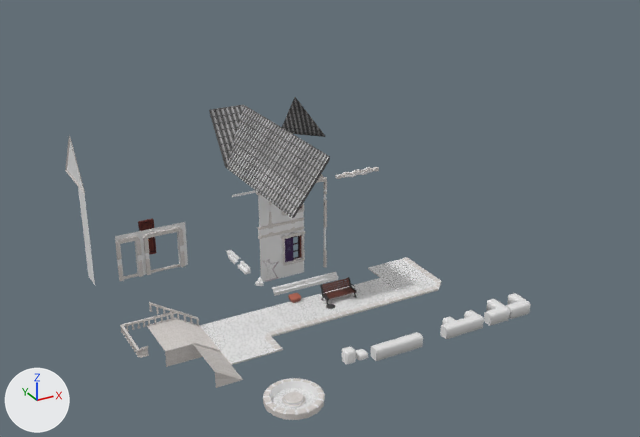
Before and after pictures for a commit that changed the FBX model Assets/Models/World01_Elements.fbx.
One viewpoint serves both versions: a 50 mm lens placed at (-29.8, -58.7, 34.0), pointed at (9.3, 12.4, -1.6). Lighting does not change. The marker at lower left points along +X, +Y and +Z. The picture after the commit comes second. Where no turn or scale is listed for an object, it has been applied to the vertices.

In view in the first picture: 'H_Roof', 'H_Roof_Corner_In', 'H_Roof_PixelShorter', 'H_Wall.001', 'H_Wall_Damaged01', 'H_Wall_Door01', 'StreetStairsUp', 'StreetStairs_Coll', 'fountain', 'sidewalk_Angle', 'sidewalk_angle_in', 'sidewalk_base' and 40 more.
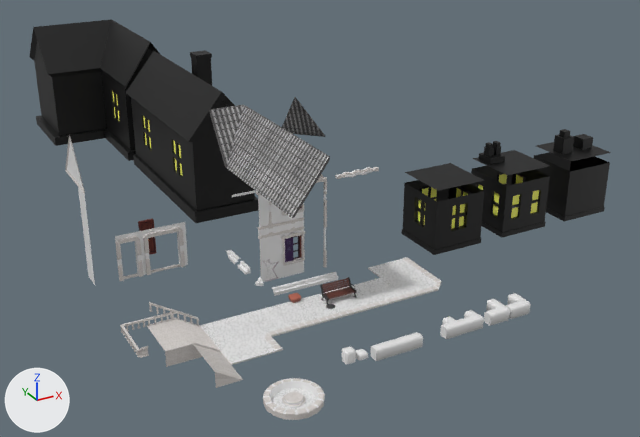
Patch to the scene script:
```diff
--- a/Assets/Models/World01_Elements.fbx.py
+++ b/Assets/Models/World01_Elements.fbx.py
@@ me_cube_066 @@
+me_cube_066.from_pydata([(-2.5, -2.5, 5.0), (2.5, -2.5, 5.0), (2.5, 2.5, 5.0), (-2.5, 2.5, 5.0)], [], [(0, 2, 3), (0, 1, 2)])
+me_cube_066.materials.append(mat_black)  # black #000000
@@ ob_shadowhouse02 @@
+ob_shadowhouse02 = bpy.data.objects.new('ShadowHouse02', me_cube_069)  # 90 vertices, 171 faces; spans x -9.3..3.5, y -0.7..18.4, z 0.0..13.0; in mat_black (black #000000), mat_light (yellow #feff70)
+ob_shadowhouse02.location = (0.0, 34.0, 0.0)
@@ ob_shadowbuild_roof03 @@
+ob_shadowbuild_roof03 = bpy.data.objects.new('ShadowBuild_Roof03', me_cube_065)  # 30 vertices, 52 faces; spans x -2.5..2.5, y -2.5..2.5, z 5.0..7.05; in mat_black (black #000000)
+ob_shadowbuild_roof03.location = (30.0, 0.0, 1.0)
@@ ob_shadowbuild03 @@
+ob_shadowbuild03 = bpy.data.objects.new('ShadowBuild03', me_cube_063)  # 228 vertices, 472 faces; spans x -2.56..2.56, y -2.56..2.56, z 0.0..5.0; in mat_black (black #000000), mat_light (yellow #feff70)
+ob_shadowbuild03.location = (22.5, 0.0, 0.0)
@@ ob_shadowhouse01 @@
+ob_shadowhouse01 = bpy.data.objects.new('ShadowHouse01', me_cube_067)  # 127 vertices, 250 faces; spans x -3.5..3.5, y -0.3..18.3, z 0.0..12.3; in mat_black (black #000000), mat_light (yellow #feff70)
+ob_shadowhouse01.location = (0.0, 14.0, 0.0)
@@ ob_shadowbuild_roof01 @@
+ob_shadowbuild_roof01 = bpy.data.objects.new('ShadowBuild_Roof01', me_cube_066)
+ob_shadowbuild_roof01.location = (15.0, 0.0, 1.0)
@@ ob_shadowbuild01 @@
+ob_shadowbuild01 = bpy.data.objects.new('ShadowBuild01', me_cube_062)  # 16 vertices, 20 faces; spans x -2.56..2.56, y -2.56..2.56, z 0.0..5.0; in mat_black (black #000000)
+ob_shadowbuild01.location = (30.0, 0.0, 0.0)
@@ ob_shadowbuild02 @@
+ob_shadowbuild02 = bpy.data.objects.new('ShadowBuild02', me_cube_061)  # 208 vertices, 400 faces; spans x -2.56..2.56, y -2.56..2.56, z 0.0..5.0; in mat_black (black #000000), mat_light (yellow #feff70)
+ob_shadowbuild02.location = (15.0, 0.0, 0.0)
@@ ob_shadowbuild_roof02 @@
+ob_shadowbuild_roof02 = bpy.data.objects.new('ShadowBuild_Roof02', me_cube_064)  # 51 vertices, 92 faces; spans x -2.5..2.5, y -2.5..2.5, z 5.0..6.7; in mat_black (black #000000)
+ob_shadowbuild_roof02.location = (22.5, 0.0, 1.0)
@@ ob_shadowchemney @@
+ob_shadowchemney = bpy.data.objects.new('ShadowChemney', me_cube_068)  # 20 vertices, 36 faces; spans x -0.83..0.83, y -0.82..0.83, z -0.98..3.52; in mat_black (black #000000)
+ob_shadowchemney.location = (1.74, 23.0, 10.22)
```

Location of each change, [x1, y1, x2, y2] in pixels of the pictures (640 x 437 px):
'ShadowHouse01', added: after [126, 51, 259, 223]
'ShadowHouse02', added: after [29, 19, 161, 161]
'ShadowBuild02', added: after [401, 180, 484, 255]
'ShadowBuild03', added: after [471, 166, 550, 237]
'ShadowBuild01', added (black): after [534, 152, 610, 221]
'ShadowBuild_Roof02', added (black): after [473, 141, 550, 175]
'ShadowBuild_Roof03', added (black): after [536, 129, 611, 161]
'ShadowBuild_Roof01', added (black): after [405, 163, 484, 191]
'ShadowChemney', added (black): after [190, 50, 212, 85]
